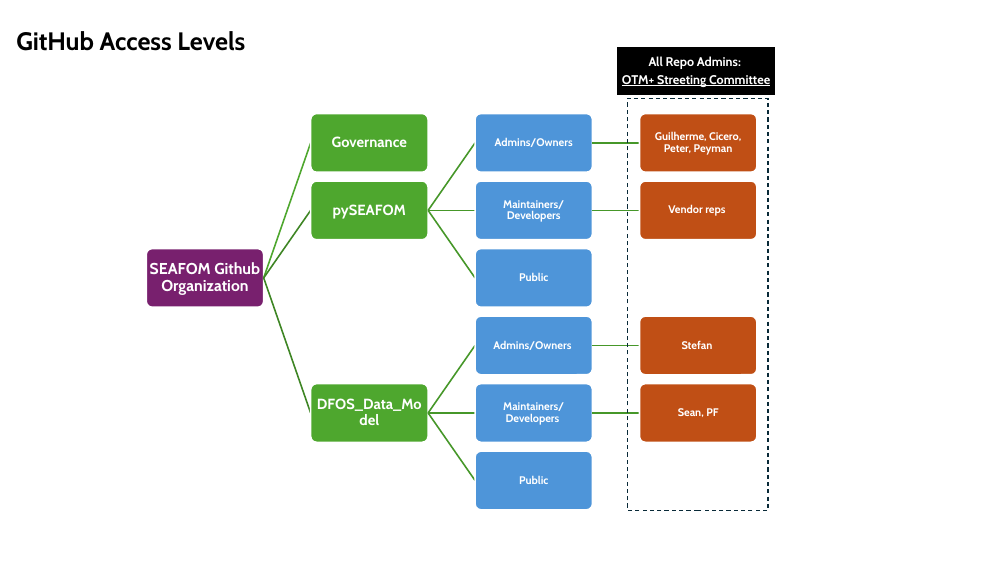
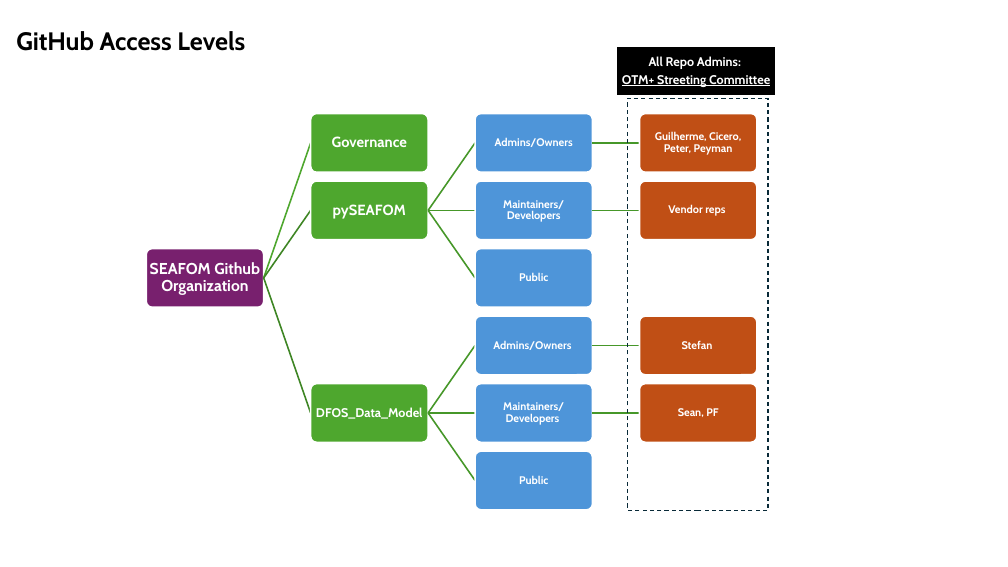
Before and after one commit to SEAFOM-Fiber-Optic-Monitoring-Group/pySEAFOM, a slide deck: slide 4 of pySEAFOM_updates.pptx. Drawn at 1008x567 pixels with LibreOffice and Linux fonts; fonts in the diff are those of the drawing; background and template pictures are left out. Boxes give left, top, right and bottom in pixels: in the first picture for what was removed or moved away, otherwise in the second. Text is boxed around its words. In the diff, an @@ line names an element or a change of style, - is before the commit and + after.

```diff
--- a/pySEAFOM_updates.pptx
+++ b/pySEAFOM_updates.pptx
@@ text "DFOS_Data_Model" at [316, 407, 423, 419]: size 14 to 12 pt @@
```
Also in this commit, not shown: 2 other slides changed.
